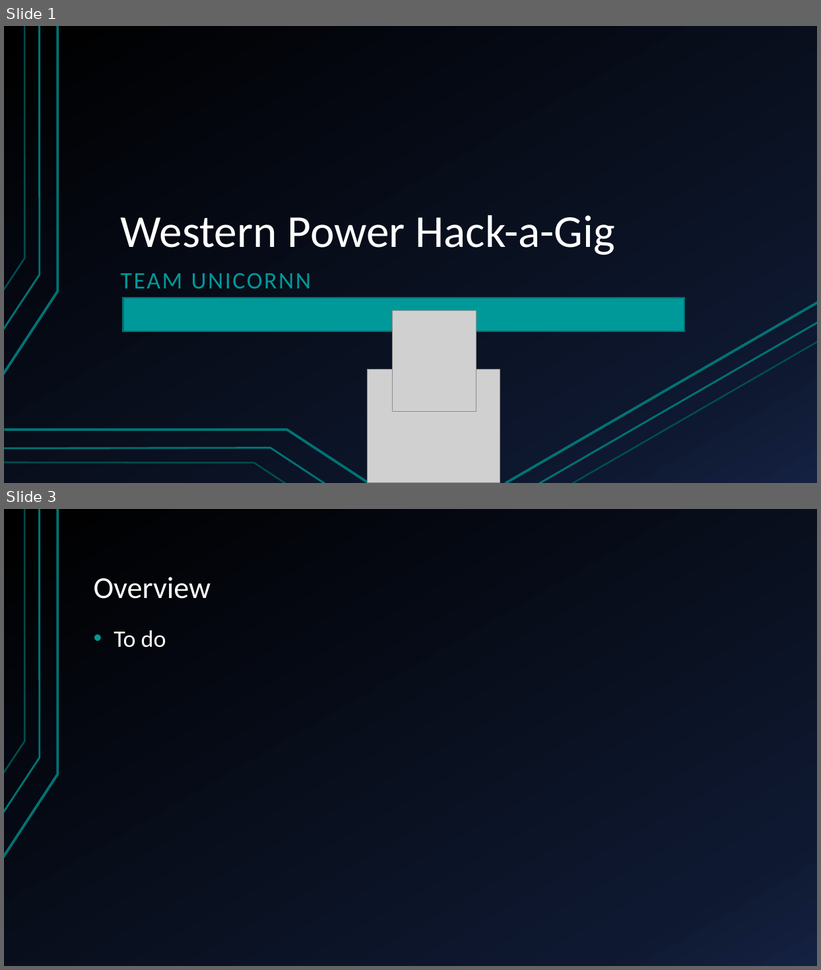
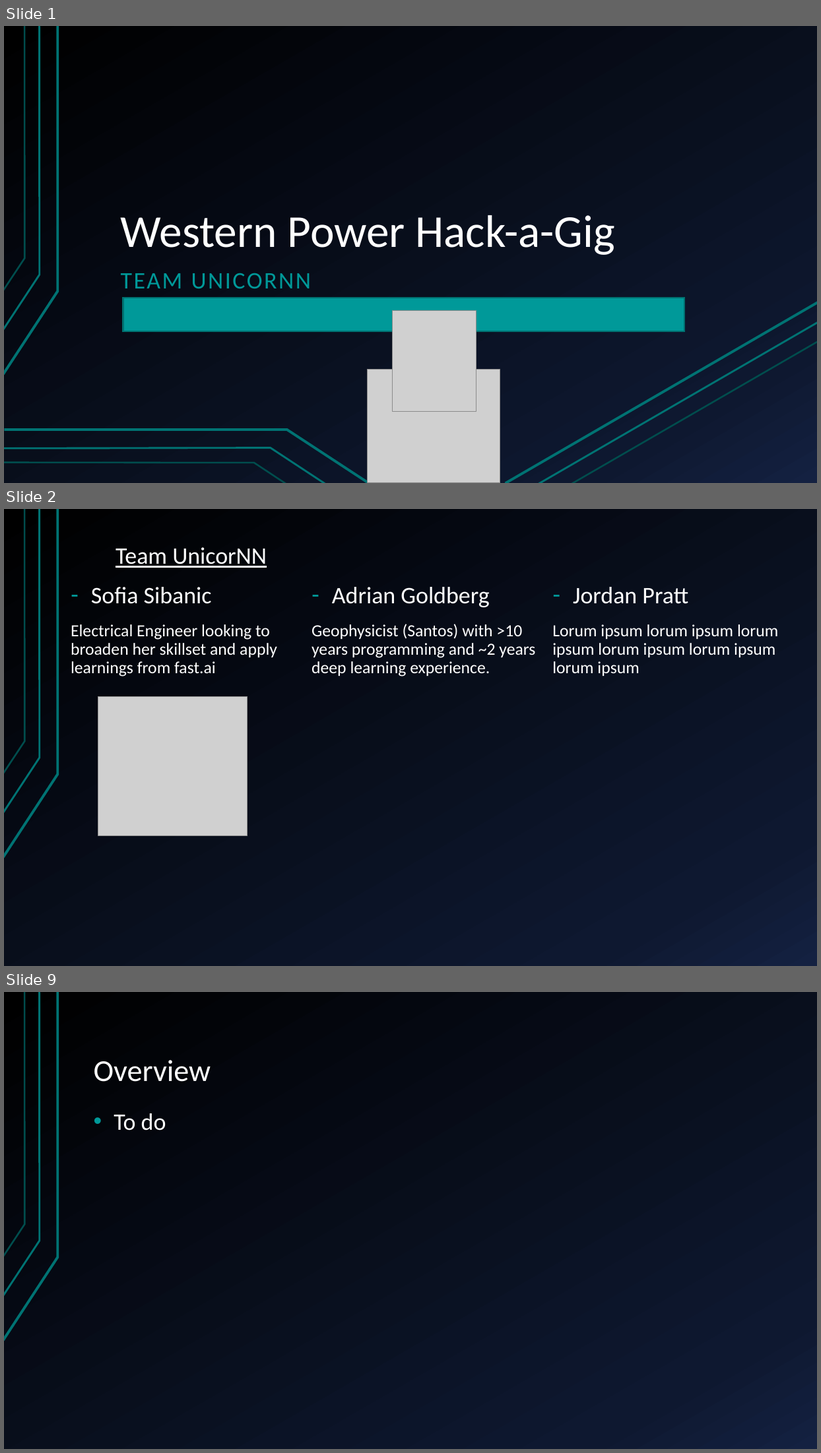
Before and after one commit to sofiary/teamunicornn, a slide deck: Western Power Hack-a-Gig Presentation.pptx. Shown one above the other, each under a label of ours: slides 1 and 3 before the commit, slides 1, 2 and 9 after it; the slides between them are not shown. The pictures are 821x970 and 821x1453 pixels, drawn with LibreOffice and Linux fonts; fonts in the diff are those of the drawing; grey boxes stand for pictures. Boxes give left, top, right and bottom in pixels: in the first picture for what was removed or moved away, otherwise in the second. Text is boxed around its words. In the diff, an @@ line names an element or a change of style, - is before the commit and + after.

```diff
--- a/Western Power Hack-a-Gig Presentation.pptx
+++ b/Western Power Hack-a-Gig Presentation.pptx
@@ slide 2 added at (x1=4, y1=509, x2=817, y2=966), background gradient #000000 to #0F1931 to #142242; not listed: 3 template elements that a slide beside it also shows @@
@@ text added at (x1=71, y1=547, x2=778, y2=677), 20 pt, text #FFFFFF @@
+Team UnicorNN
+– Sofia Sibanic
+Electrical Engineer looking to broaden her skillset and apply learnings from fast.ai
+– Adrian Goldberg
+Geophysicist (Santos) with >10 years programming and ~2 years deep learning experience.
+– Jordan Pratt
+Lorum ipsum lorum ipsum lorum ipsum lorum ipsum lorum ipsum lorum ipsum
@@ picture added at (x1=98, y1=697, x2=248, y2=836) @@
@@ what was slide 3 is now slide 9 @@
```
Also in this commit, not shown: 8 slides changed, 7 other slides added, 1 slide removed.
